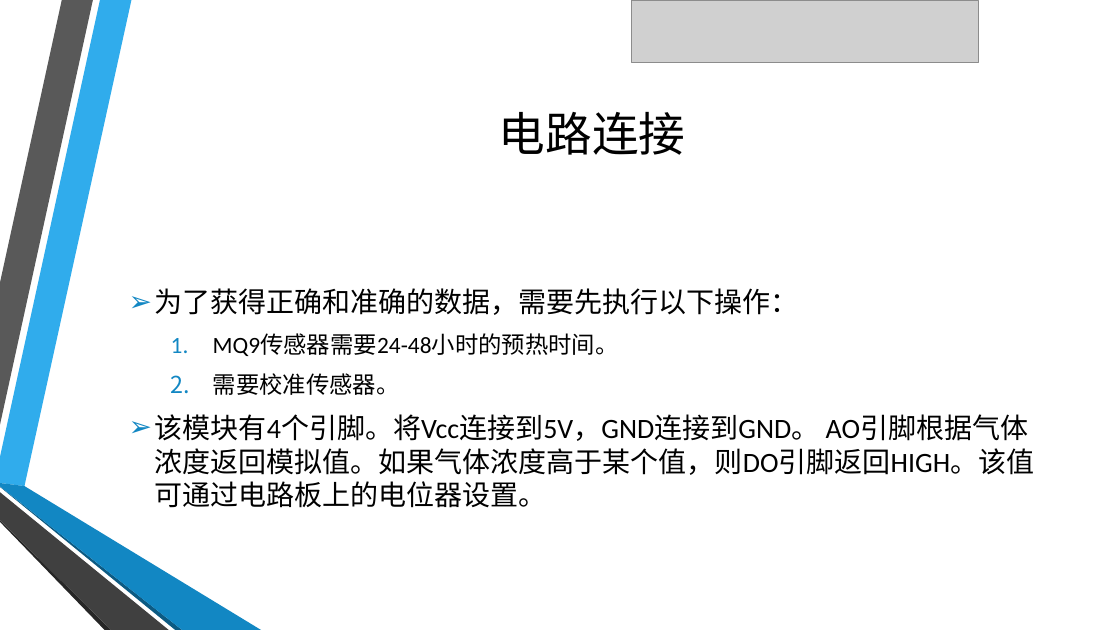
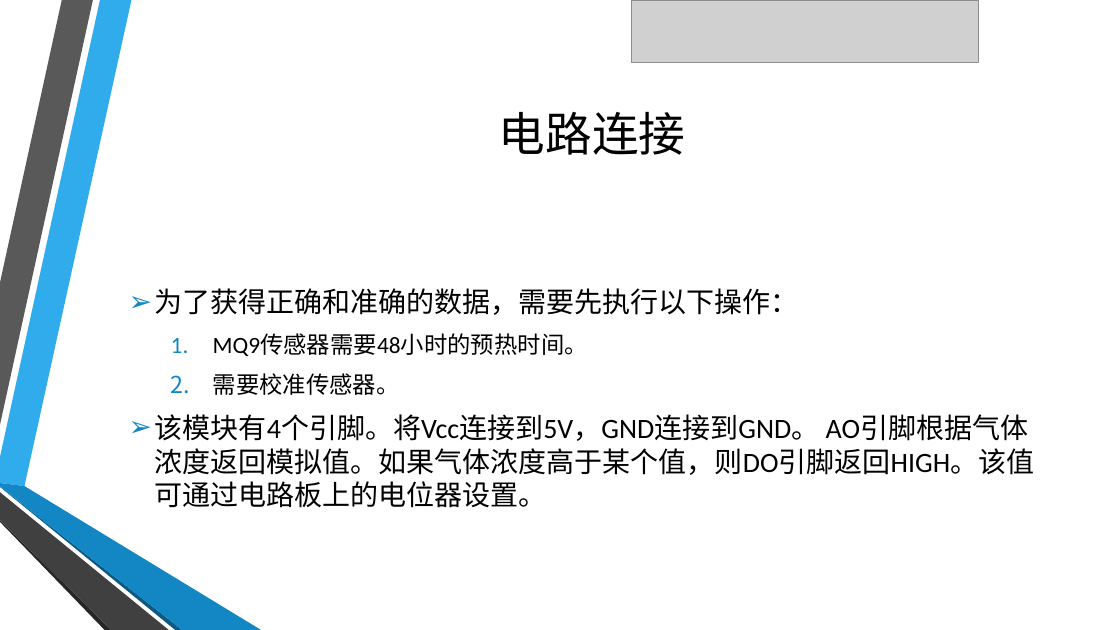
Before and after one commit to coco-hkk/arduino-courses, a slide deck: slide 6 of 课程/Lesson10/课件/Lesson10.pptx. Drawn at 1120x630 pixels with LibreOffice and Linux fonts; fonts in the diff are those of the drawing; grey boxes stand for pictures; background and template pictures are left out. Boxes give left, top, right and bottom in pixels: in the first picture for what was removed or moved away, otherwise in the second. Text is boxed around its words. In the diff, an @@ line names an element or a change of style, - is before the commit and + after.

```diff
--- a/课程/Lesson10/课件/Lesson10.pptx
+++ b/课程/Lesson10/课件/Lesson10.pptx
@@ text at box(213, 333, 588, 356): text changed @@
-  1. MQ9传感器需要24-48小时的预热时间。
+  1. MQ9传感器需要48小时的预热时间。
```
Also in this commit, not shown: 3 other slides changed, 1 slide added, 19 other files.
